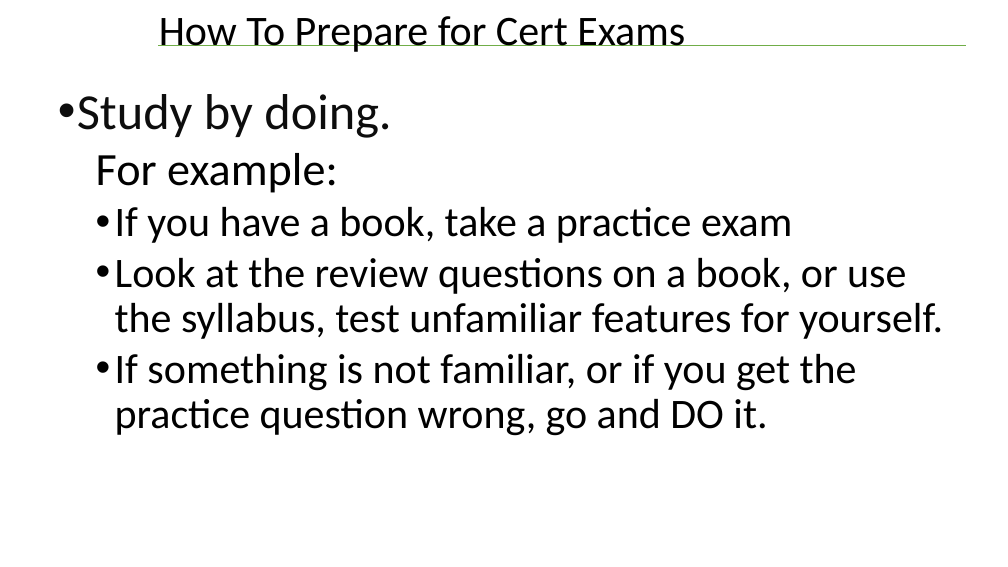
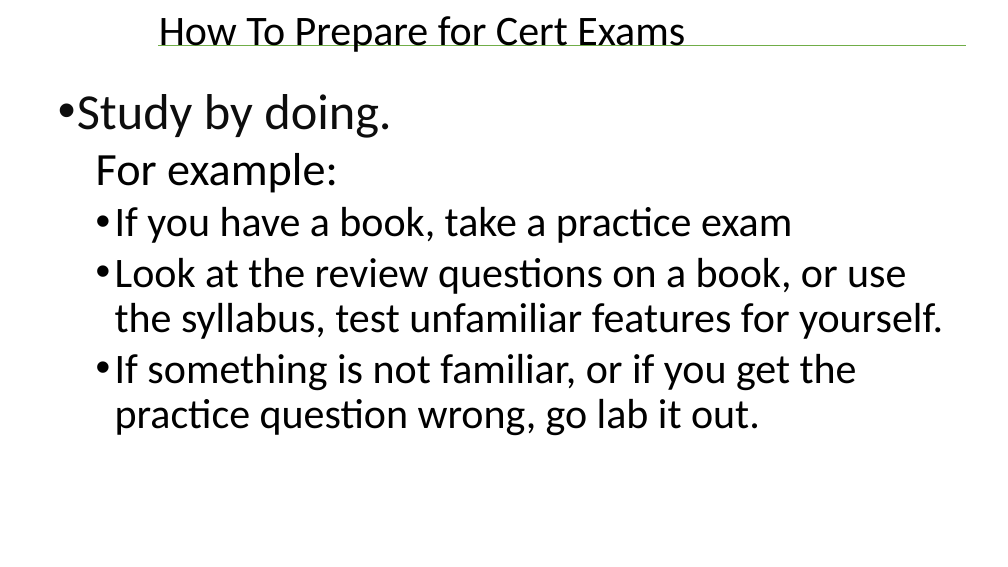
Before and after one commit to williamadba/Public-Presentations, a slide deck: slide 11 of Lunch and Learns/Think Like a Certification Exam.pptx. Drawn at 1008x567 pixels with LibreOffice and Linux fonts; fonts in the diff are those of the drawing. Boxes give left, top, right and bottom in pixels: in the first picture for what was removed or moved away, otherwise in the second. Text is boxed around its words. In the diff, an @@ line names an element or a change of style, - is before the commit and + after.

```diff
--- a/Lunch and Learns/Think Like a Certification Exam.pptx
+++ b/Lunch and Learns/Think Like a Certification Exam.pptx
@@ text at (115,354,857,436): text changed @@
-  • If something is not familiar, or if you get the practice question wrong, go and DO it.
+  • If something is not familiar, or if you get the practice question wrong, go lab it out.
```
Also in this commit, not shown: 5 other slides changed, 1 other file.
